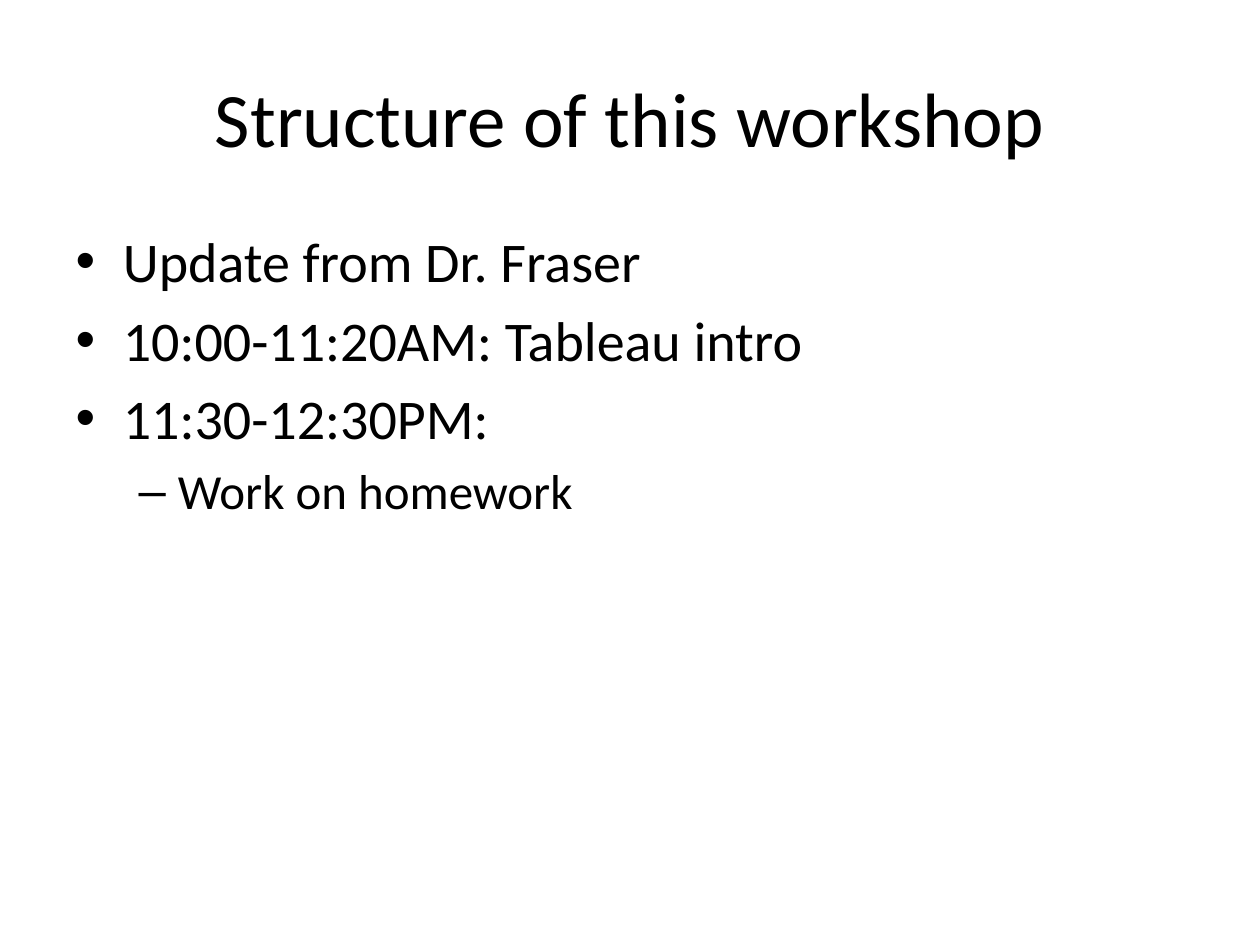
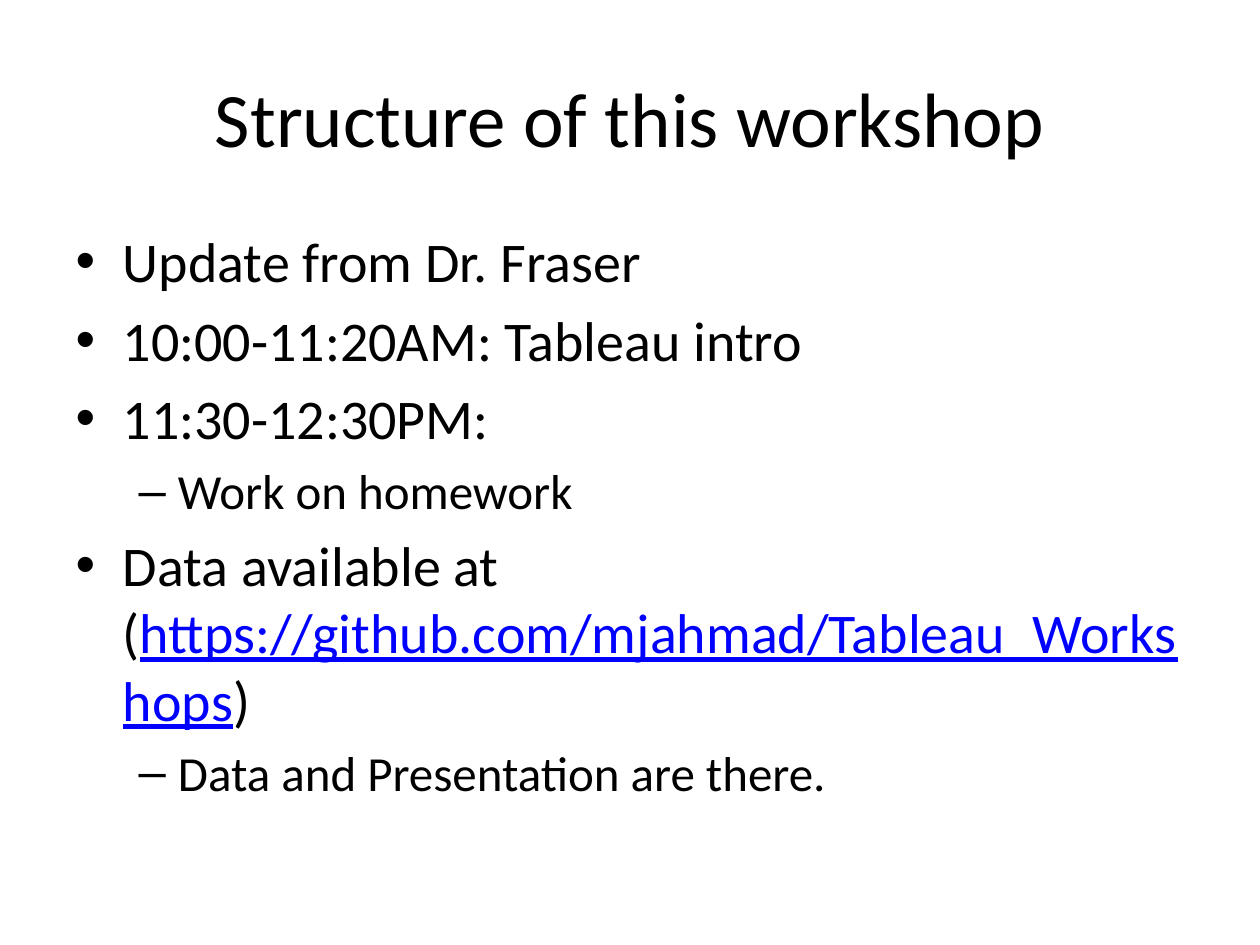
Before and after one commit to mjahmad/Tableau_Workshops, a slide deck: slide 2 of Tableau Workshop 1-25-23/Lecture Presentation.pptx. Drawn at 1260x945 pixels with LibreOffice and Linux fonts; fonts in the diff are those of the drawing; background and template pictures are left out. Boxes give left, top, right and bottom in pixels: in the first picture for what was removed or moved away, otherwise in the second. Text is boxed around its words. In the diff, an @@ line names an element or a change of style, - is before the commit and + after.

```diff
--- a/Tableau Workshop 1-25-23/Lecture Presentation.pptx
+++ b/Tableau Workshop 1-25-23/Lecture Presentation.pptx
@@ text at box(123, 547, 1176, 792): paragraphs added @@
+• Data available at (https://github.com/mjahmad/Tableau_Workshops)
+  – Data and Presentation are there.
```
